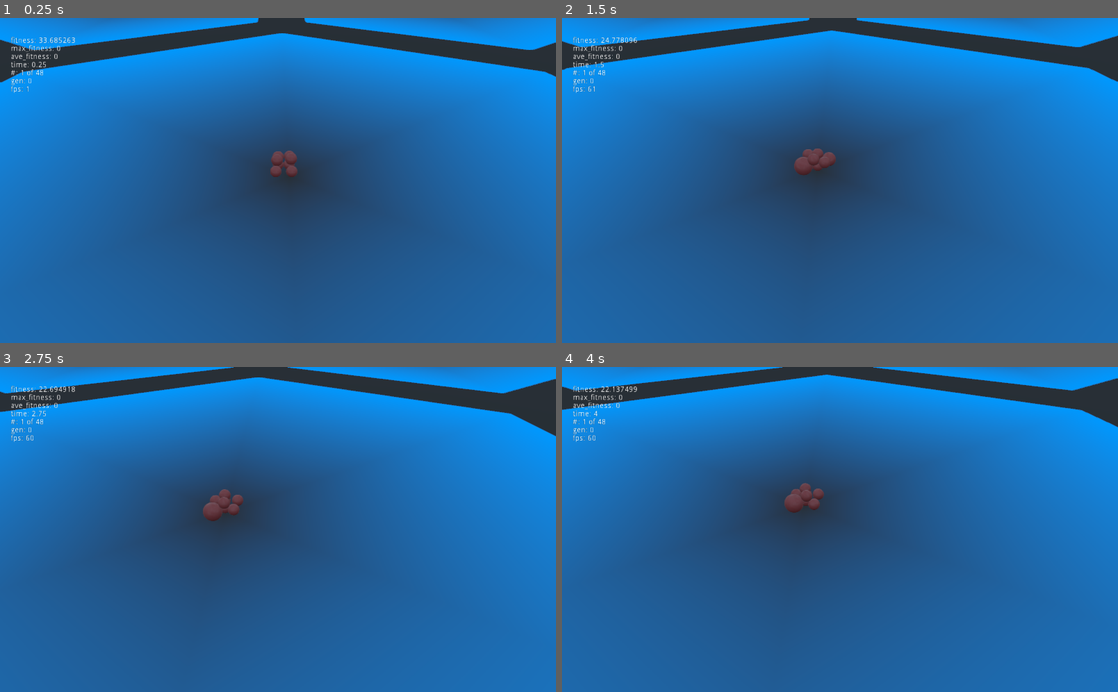
Above: before the commit, frames 1-4 (two rows, left to right).
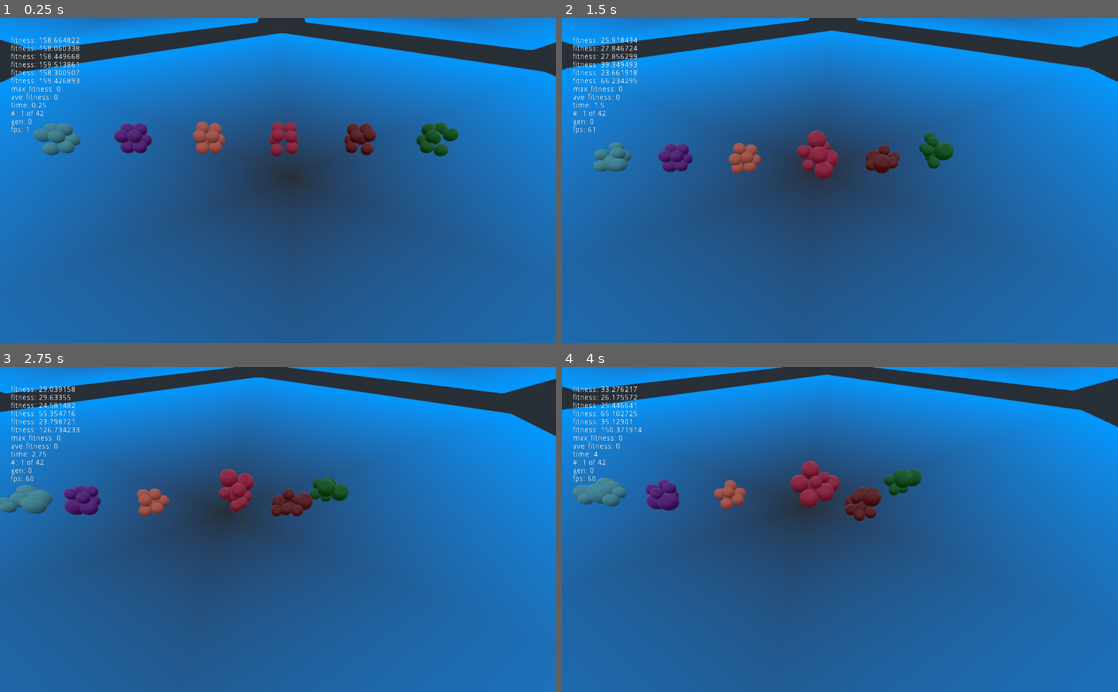
Above: after the commit, the same moments.

Repository: bentles/Particles
Game: Godot game, scene res://TestWorld.tscn
Two runs of this game, one before a commit and one after it. Both use one fixed random seed, a clock stepped at 60 frames per second and the inputs below.
Inputs (mouse positions are in pixels of both pictures, inside the frame that each line leads up to):
- Up to frame 1 (0.25 s): no input
- Up to frame 2 (1.5 s): tap Enter at 0.5 s; move the mouse to (962, 164) at 0.52 s; hold D 0.53-1.25 s; tap Q at 0.6 s; click (962, 164) at 0.67 s; drag from (728, 196) to (812, 245) at 1.27 s
- Up to frame 3 (2.75 s): move the mouse to (333, 458) at 2.02 s; hold D from 2.03 s (still down); tap Q at 2.1 s
- Up to frame 4 (4 s): release D at 2.75 s; drag from (812, 594) to (673, 480) at 2.77 s; move the mouse to (1006, 578) at 3.52 s; hold A from 3.53 s (still down); tap Q at 3.6 s

The runs differ from the first frame. In frame 1, 4.0% of the frame differs, in the area x 2-83%, y 5-49%; in frame 2, 3.7%; in frame 3, 4.0%; in frame 4, 4.0%.

Commit message:
spawn multiple with different colours

Diff:
--- a/Neural Network/Brain.gd
+++ b/Neural Network/Brain.gd
@@ -113,7 +113,7 @@
 	brain.mutate()
 
 func _swap(i, a, b):
-	if (randf() < 0):
+	if (randf() < 0.5):
 			var tmp = a[i]
 			a[i] = b[i]
 			b[i] = tmp
--- a/Organism/Organism.gd
+++ b/Organism/Organism.gd
@@ -1,4 +1,4 @@
-extends Node
+extends Spatial
 
 const NeuralNetwork = preload("res://Neural Network/Brain.gd")
 const Particle = preload("res://Particle/Particle.tscn")
@@ -23,7 +23,7 @@
 func calc_fitness():
 	fitness = 0
 	for p in particles:
-		fitness += Vector3.ZERO.distance_squared_to(p.global_transform.origin)
+		fitness +=  transform.origin.distance_squared_to(p.global_transform.origin)
 	if is_nan(fitness):
 		pass
 
@@ -31,7 +31,7 @@
 func _create_particles():
 	particles = []
 	for x in range(-1, 1):
-		for y in range(1, 3):
+		for y in range(4, 6):
 			for z in range(-1, 1):
 				var p = Particle.instance().duplicate()
 				p.set_collision_layer(particle_layer_offset + 2)
--- a/Particle/Particle.gd
+++ b/Particle/Particle.gd
@@ -2,17 +2,19 @@
 
 # Declare member variables here.
 var vel3 = Vector3.ZERO
-export var fmass = 0.6
+export var density = 1
+var fmass = 0.8
 
 # maybe can make these asymmetric later if it makes things cooler
-const cooldown_seconds = 0.3
+const cooldown_seconds = 0.2
 var cooldown_elapsed_seconds = 0
-const action_seconds = 0.2
+const action_seconds = 0.1
 var action_elapsed_seconds = action_seconds
 
 const think_seconds = 0.1
 var think_elapsed_seconds = think_seconds
 
+var original_size = 0.5;
 const size_factor = 0.3;
 
 # state
@@ -42,7 +44,7 @@
 	elif state == State.STATE_EXPANDING:
 		size_state = percent
 
-	var size = 0.5 + size_factor * size_state
+	var size = original_size + size_factor * size_state
 	# figure out how to scale properly
 	total += delta
 	#if (total < 3):
@@ -50,28 +52,33 @@
 	$Particles.scale.x = size
 	$Particles.scale.y = size
 	$Particles.scale.z = size
-	$InfluenceArea/CollisionShape.shape.radius = size
 
-var colors = [Color.cadetblue, Color.webpurple, Color.tomato, Color.crimson, Color.darkred, Color.black]
+
+var colors = [Color.cadetblue, Color.webpurple, Color.tomato, Color.crimson, Color.darkred, Color.darkgreen]
 
 func set_collision_layer(layer):
 	self.set_collision_layer_bit(layer, true)
 	self.set_collision_mask_bit(layer, true)
 	$InfluenceArea.set_collision_layer_bit(layer, true)
 	$InfluenceArea.set_collision_mask_bit(layer, true)
-	#$Particles.draw_pass_1.material.albedo_color = colors[(layer - 2) % colors.size()]
+	var color: Color = colors[(layer - 2) % colors.size()]
+	$Particles.draw_pass_1.material.albedo_color = color
 	pass
 
 func _expand():
 	_act(State.STATE_IDLE, State.STATE_EXPANDING)
-	$CollisionShape.shape.radius = 0.75
-
+	$CollisionShape.shape.radius = original_size + size_factor
+	$InfluenceArea/CollisionShape.shape.radius = original_size + size_factor
+	fmass = (density * pow(size_factor + original_size, 3) * PI * 4) / 3
 
 func _contract():
 	_act(State.STATE_EXPANDED, State.STATE_CONTRACTING)
-	$CollisionShape.shape.radius = 0.5
+	$CollisionShape.shape.radius = original_size
+	$InfluenceArea/CollisionShape.shape.radius = original_size
+	fmass = (density * pow(original_size, 3) * PI * 4) / 3
 
 func _ready():
+	fmass = (density * pow(original_size, 3) * PI * 4) / 3
 	assert(brain != null)
 	randomize()
 
@@ -97,7 +104,7 @@
 	# assume for now all particles are the same mass so i just pick a
 	# value for G*m1*m2
 
-	var gmm = 5.0
+	var g = 5.0
 
 	var totalInstAcc = Vector3.ZERO;
 	var totalActivation = Vector3.ZERO;
@@ -107,9 +114,11 @@
 			if body != self:
 				# calculate forces from nearby particles
 				var body3 = body.global_transform.origin
-				var rsq = self.global_transform.origin.distance_squared_to(body3)
+				# enforce 0.5^2 as the closest 2 particles can be
+				var rsq = max(0.25, self.global_transform.origin.distance_squared_to(body3))
 				var r3 = self.global_transform.origin.direction_to(body3)
-				var acc3 = r3 * (gmm * body.fmass * self.fmass)/(rsq)
+
+				var acc3 = r3 * ((g * body.fmass * self.fmass)/(rsq))
 				totalInstAcc += acc3
 
 				var act3 = r3.normalized()
--- a/Particle/Particle.tscn
+++ b/Particle/Particle.tscn
@@ -3,8 +3,10 @@
 [ext_resource path="res://Particle/Particle.gd" type="Script" id=1]
 
 [sub_resource type="PhysicsMaterial" id=14]
+rough = true
+absorbent = true
 
-[sub_resource type="SphereShape" id=2]
+[sub_resource type="SphereShape" id=15]
 resource_local_to_scene = true
 radius = 0.5
 
@@ -13,31 +15,34 @@
 radius = 0.52
 
 [sub_resource type="ShaderMaterial" id=13]
+resource_local_to_scene = true
 
-[sub_resource type="OpenSimplexNoise" id=11]
+[sub_resource type="OpenSimplexNoise" id=18]
+period = 128.0
 
-[sub_resource type="NoiseTexture" id=12]
-noise = SubResource( 11 )
+[sub_resource type="NoiseTexture" id=19]
+noise = SubResource( 18 )
 
-[sub_resource type="SpatialMaterial" id=10]
-vertex_color_use_as_albedo = true
-albedo_color = Color( 0.635294, 0.243137, 0.243137, 1 )
-roughness_texture = SubResource( 12 )
+[sub_resource type="SpatialMaterial" id=16]
+resource_local_to_scene = true
+albedo_color = Color( 1, 1, 1, 0.439216 )
+roughness_texture = SubResource( 19 )
 
-[sub_resource type="SphereMesh" id=6]
-material = SubResource( 10 )
+[sub_resource type="SphereMesh" id=17]
+resource_local_to_scene = true
+material = SubResource( 16 )
 
 [node name="Particle" type="RigidBody" groups=["Particle"]]
 collision_layer = 0
-mass = 0.2
+mass = 1.5
 physics_material_override = SubResource( 14 )
 linear_damp = 0.1
 angular_damp = 0.3
 script = ExtResource( 1 )
-fmass = 0.3
 
 [node name="CollisionShape" type="CollisionShape" parent="."]
-shape = SubResource( 2 )
+transform = Transform( 1, 0, 0, 0, -4.37114e-08, 1, 0, -1, -4.37114e-08, 0, 0, 0 )
+shape = SubResource( 15 )
 
 [node name="InfluenceArea" type="Area" parent="."]
 transform = Transform( 0.5, 0, 0, 0, 0.5, 0, 0, 0, 0.5, 0, 0, 0 )
@@ -45,11 +50,11 @@
 collision_mask = 2
 
 [node name="CollisionShape" type="CollisionShape" parent="InfluenceArea"]
-transform = Transform( 5, 0, 0, 0, 5, 0, 0, 0, 5, 0, 0, 0 )
+transform = Transform( 4, 0, 0, 0, 4, 0, 0, 0, 4, 0, 0, 0 )
 shape = SubResource( 4 )
 
 [node name="Particles" type="Particles" parent="."]
-transform = Transform( 0.5, 0, 0, 0, 0.5, 0, 0, 0, 0.5, 0, 0, 0 )
+transform = Transform( 0.5, 0, 0, 0, -2.18557e-08, -0.5, 0, 0.5, -2.18557e-08, 0, 0, 0 )
 amount = 1
 process_material = SubResource( 13 )
-draw_pass_1 = SubResource( 6 )
+draw_pass_1 = SubResource( 17 )
--- a/TestWorld.gd
+++ b/TestWorld.gd
@@ -13,13 +13,13 @@
 var max_fitness = 0
 var max_fitness_brain
 var ave_fitness = 0
-var tourn_perc = 0.5
-var parallel_organisms = 1
+var tourn_perc = 0.7
+var parallel_organisms = 6
 
 var generation = 0
 var organisms = []
-const GEN_SIZE = 48
-var current_organisms = []
+const GEN_SIZE = 42
+var current_organisms: Array = []
 var current_organism_index = 0
 
 # Called when the node enters the scene tree for the first time.
@@ -38,8 +38,11 @@
 	pass # Replace with function body.
 
 func _add_current_organisms():
+	var spread = 6
+	var offset = parallel_organisms / 2
 	for i in range(current_organisms.size()):
 		current_organisms[i].particle_layer_offset = i
+		current_organisms[i].translate(Vector3(i * spread - offset * spread, 0, 0))
 		add_child(current_organisms[i])
 
 func _get_current_organisms(start, count, all):
@@ -125,7 +128,9 @@
 	while next_gen.size() < GEN_SIZE:
 		var b1 = tourn_select().brain.duplicate()
 		var b2 = tourn_select().brain.duplicate()
-		b1.crossover_mutate(b2)
+		# b1.crossover_mutate(b2)
+		b1.mutate()
+		b2.mutate()
 		var new1 = Organism.instance().duplicate()
 		var new2 = Organism.instance().duplicate()
 		new1.brain = b1
--- a/project.godot
+++ b/project.godot
@@ -14,6 +14,10 @@
 run/main_scene="res://TestWorld.tscn"
 config/icon="res://icon.png"
 
+[display]
+
+window/size/fullscreen=true
+
 [layer_names]
 
 3d_physics/layer_1="Environent"
Binary file added: Particle/grass.jpg
Not shown, added: Particle/grass.jpg.import
